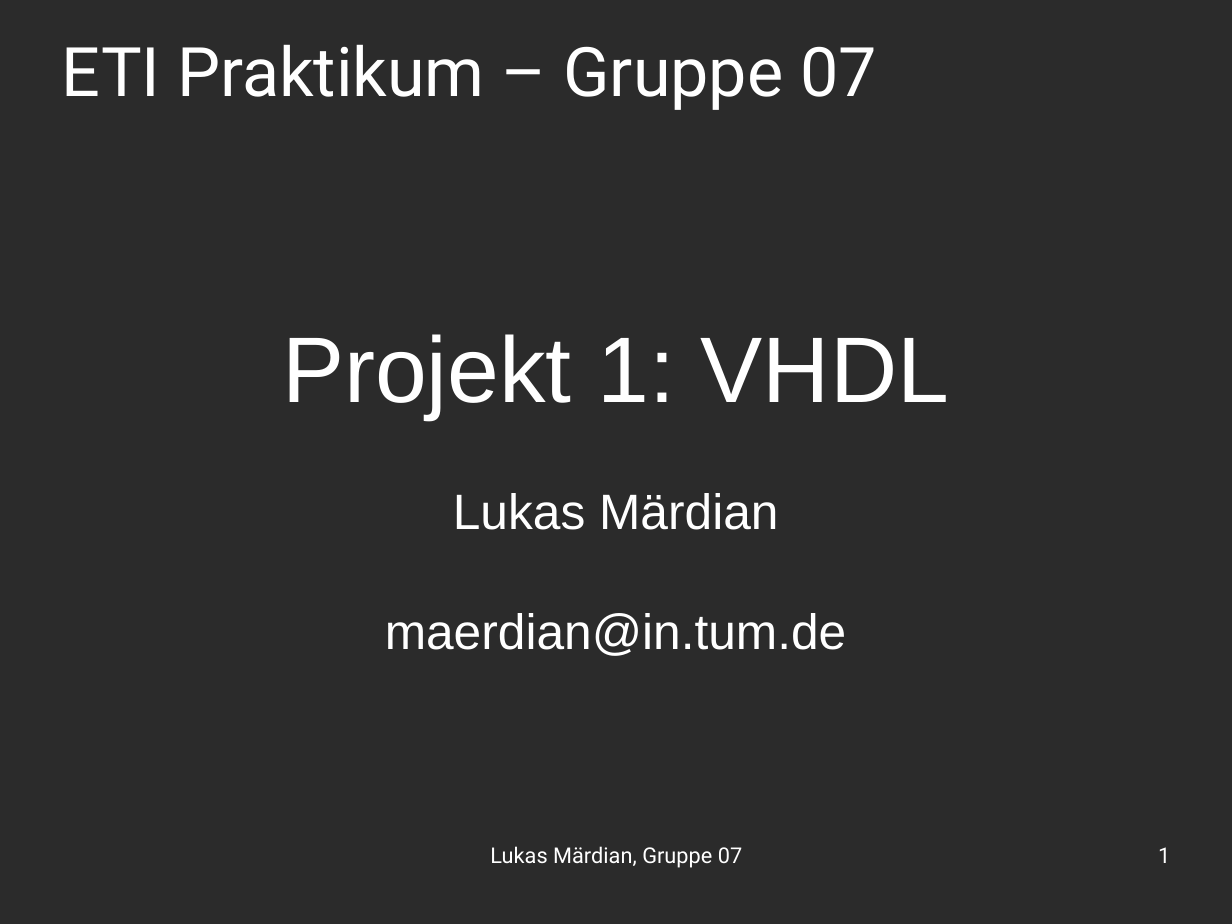
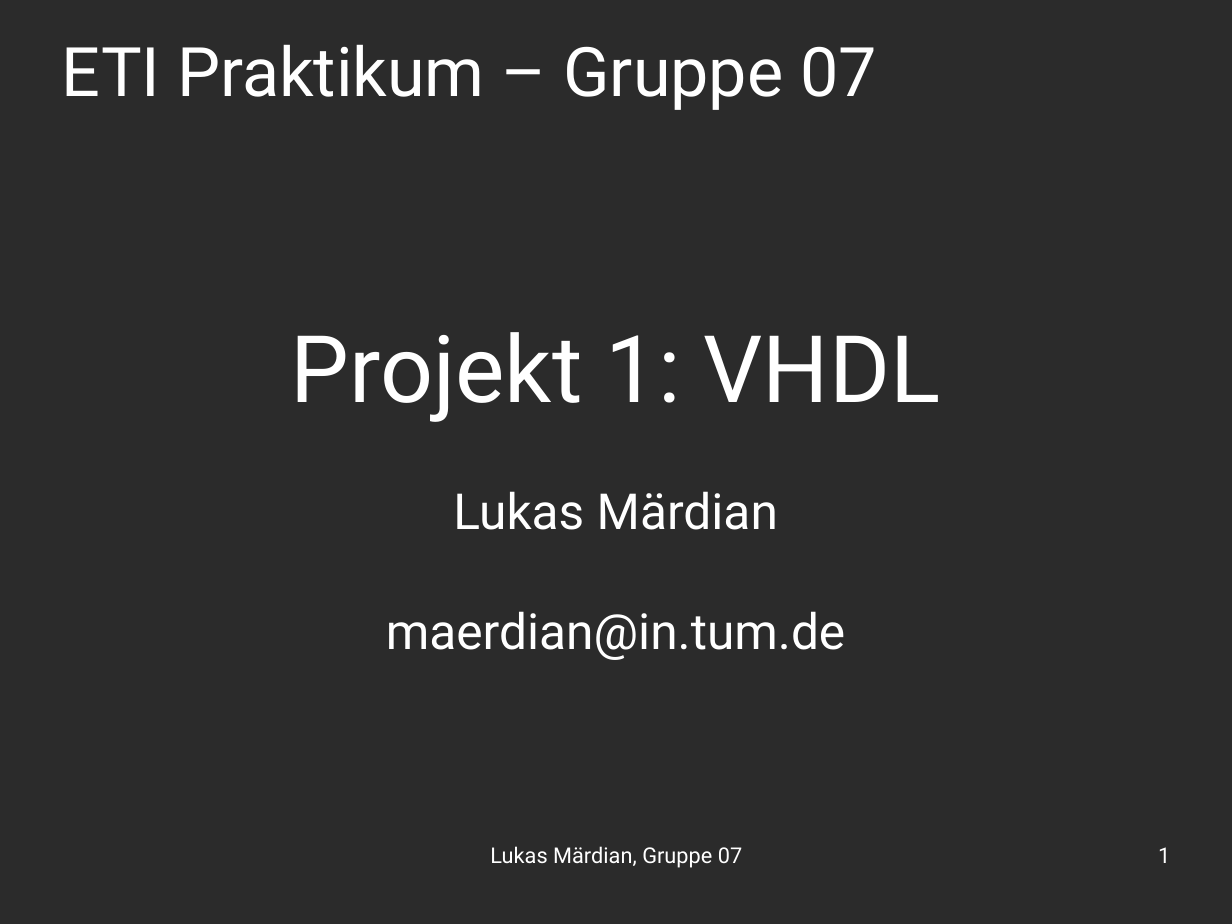
Before and after one commit to OrestTa/etip, a slide deck: slide 1 of Projekt1/Vortrag/vortrag1.odp. Drawn at 1232x924 pixels with LibreOffice and Linux fonts; fonts in the diff are those of the drawing; background and template pictures are left out; a plain dark background stands for a picture behind light text. Boxes give left, top, right and bottom in pixels: in the first picture for what was removed or moved away, otherwise in the second. Text is boxed around its words. In the diff, an @@ line names an element or a change of style, - is before the commit and + after.

```diff
--- a/Projekt1/Vortrag/vortrag1.odp
+++ b/Projekt1/Vortrag/vortrag1.odp
@@ subtitle "Projekt 1: VHDL" at bbox=[291, 332, 941, 660]: font Arial to Roboto @@
```
Also in this commit, not shown: 2 other slides changed, 2 slides added, 1 other file.
